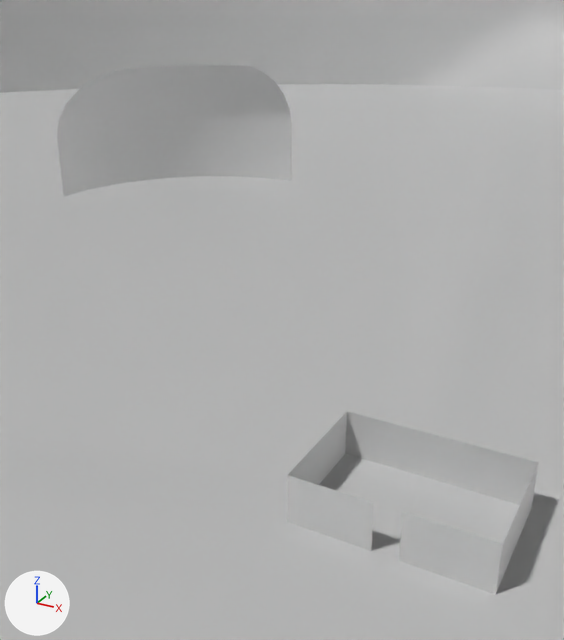
Before and after pictures for a commit that changed the Blender file src/Model/environment/environment.blend.
Before and after are seen from a camera (50 mm lens) standing at (14.2, -45.2, 35.8) and looking at (-10.6, -0.2, 13.3). Arrows for +X, +Y and +Z are at lower left; the lights stay in place. Everything nearer to the camera than a plane just in front of the edit is cut away.

In view in the first picture: 'bg_moving', 'fog_floor', 'guardian'.
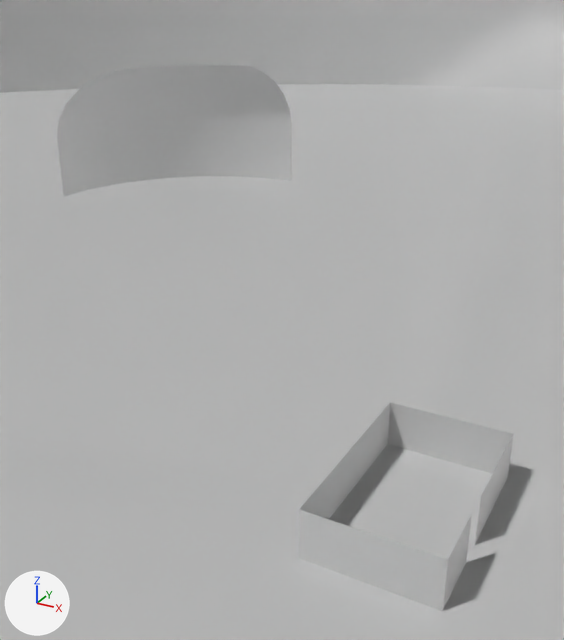
What the commit changed:
me_mesh has 12 vertices, 5 faces and spans x -750.0..750.0, y -500.0..500.0, z 0.0..400.0.
me_mesh is used by ob_guardian; location (0.0, 0.0, 0.0); scale (0.01, 0.01, 0.01).
me_mesh part 1: the whole mesh is scaled about its middle by (0.0107, 0.01, 0.01), then moved by (-1.0, 0.0, -198.0).
Object 'guardian' (ob_guardian) is rescaled from (0.01, 0.01, 0.01) to (1.0, 1.0, 1.0).
Object 'guardian' (ob_guardian) turns from (0, 0, 0) to (0, 0, 90) degrees about x, y and z.

Boxes [x1, y1, x2, y2] around the edits, measured in the pictures (564 x 640 px):
'guardian', turned, rescaled: before [287, 411, 538, 595]; after [299, 402, 514, 611]
